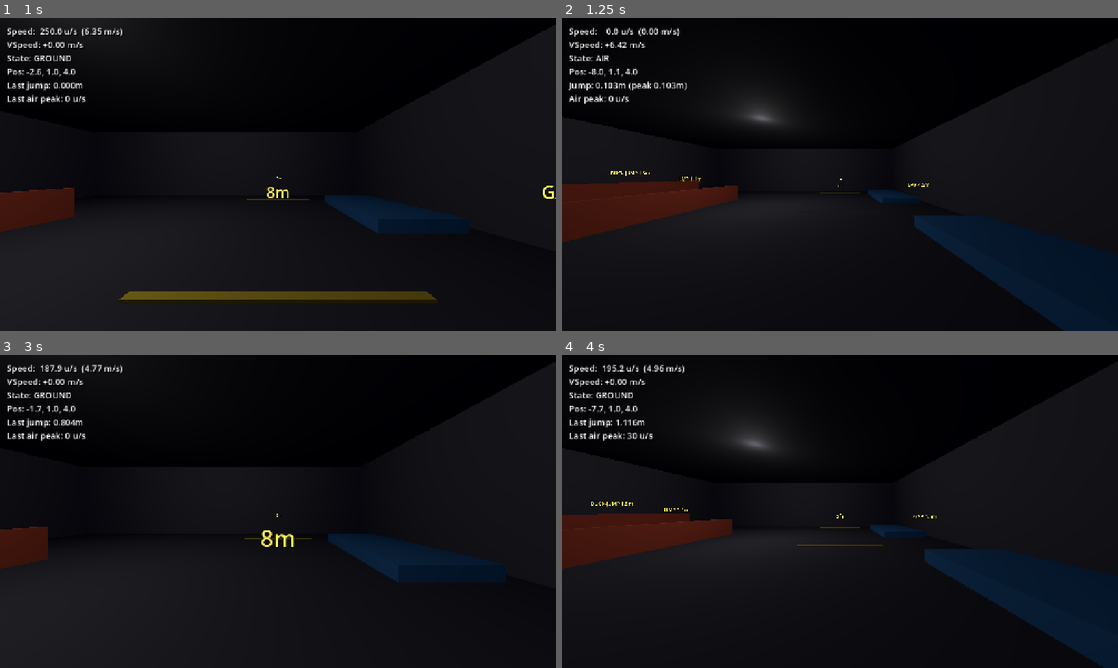
Above: before the commit, frames 1-4 (two rows, left to right).
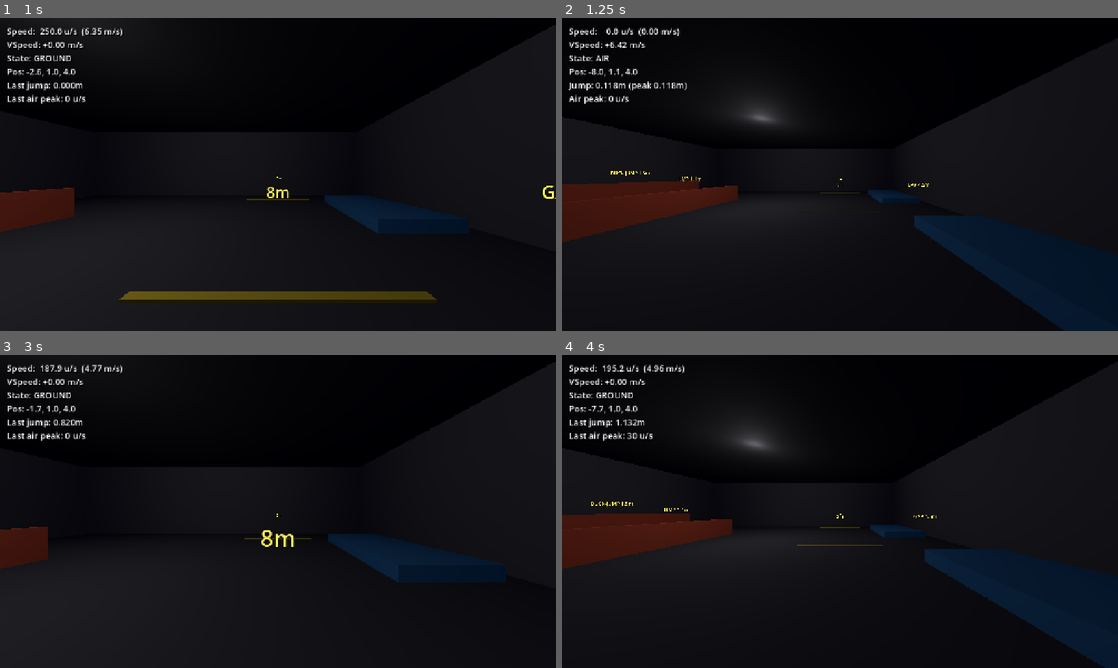
Above: after the commit, the same moments.

Repository: gotospaceplace/angels_and_demons
Game: Godot game, scene res://tests/test_scene.tscn
The game is run twice, just before and just after one commit, with the same random seed, the same clock (stepped at 60 frames per second) and the same inputs. This scene is started directly instead of the project's main scene.
Inputs (mouse positions are in pixels of both pictures, inside the frame that each line leads up to):
- Up to frame 1 (1 s): move the mouse to (305, 174) at 0.52 s; hold W (move_forward) from 0.53 s (still down); hold Ctrl (duck) from 0.53 s (still down); tap Space (jump) at 0.77 s
- Up to frame 2 (1.25 s): keep holding W (move_forward); keep holding Ctrl (duck)
- Up to frame 3 (3 s): keep holding W (move_forward); move the mouse to (250, 511) at 1.27 s; release Ctrl (duck) at 1.28 s; tap F7 (toggle_hud) at 1.35, 2.85 s; tap Space (jump) at 1.52 s; move the mouse to (289, 505) at 2.02 s; hold Ctrl (duck) 2.03-2.78 s; move the mouse to (272, 517) at 2.77 s
- Up to frame 4 (4 s): keep holding W (move_forward); tap Space (jump) at 3.02, 3.77 s; move the mouse to (878, 514) at 3.52 s; hold Ctrl (duck) from 3.53 s (still down)

Frame 1 is identical in both runs. In frame 2, less than 0.1% of the frame differs, in the area x 8-90%, y 20-99%; in frame 3, less than 0.1%; in frame 4, less than 0.1%, in the area x 0-98%, y 20-100%.

Commit message:
Fix idle stair jitter: skip lift-snap when not moving
The lift-move-snap cycle (lift capsule 0.1m, move horizontally, snap
back to ground) ran every frame even at zero velocity. At geometry
edges like stair lips and CSG seams, the snap probe's collision travel
varies by sub-millimeter amounts each frame due to floating-point
sensitivity in capsule-trimesh intersection, producing visible
micro-jitter in the view.

Now early-returns from _walk_move when horizontal move < 1 micrometer,
eliminating the entire lift-snap cycle when the player is idle.

Co-Authored-By: Claude Opus 4.6 <noreply@anthropic.com>

Diff:
--- a/shared/scripts/player_movement.gd
+++ b/shared/scripts/player_movement.gd
@@ -329,14 +329,16 @@
 	velocity.z += accel_speed * wish_dir.z
 
 func _walk_move(delta: float) -> void:
+	var move := Vector3(velocity.x, 0, velocity.z) * delta
+
+	# Skip the lift-move-snap cycle when not moving. At geometry edges
+	# (stair lips, CSG seams) the snap probe returns subtly different
+	# travel each frame, producing visible micro-jitter when idle.
+	if move.length_squared() < 0.000001:
+		return
+
 	var on_slope := ground_normal.y < 0.93 and ground_normal.y >= MC.FLOOR_NORMAL_MIN
-
-	# Lift capsule above ground before horizontal move.
-	# Direct position offset — move_and_collide's collision recovery
-	# causes vertical oscillation that produces visible jitter.
 	global_position.y += 0.1
-
-	var move := Vector3(velocity.x, 0, velocity.z) * delta
 
 	var did_step := false
 	var pre_move := global_position
